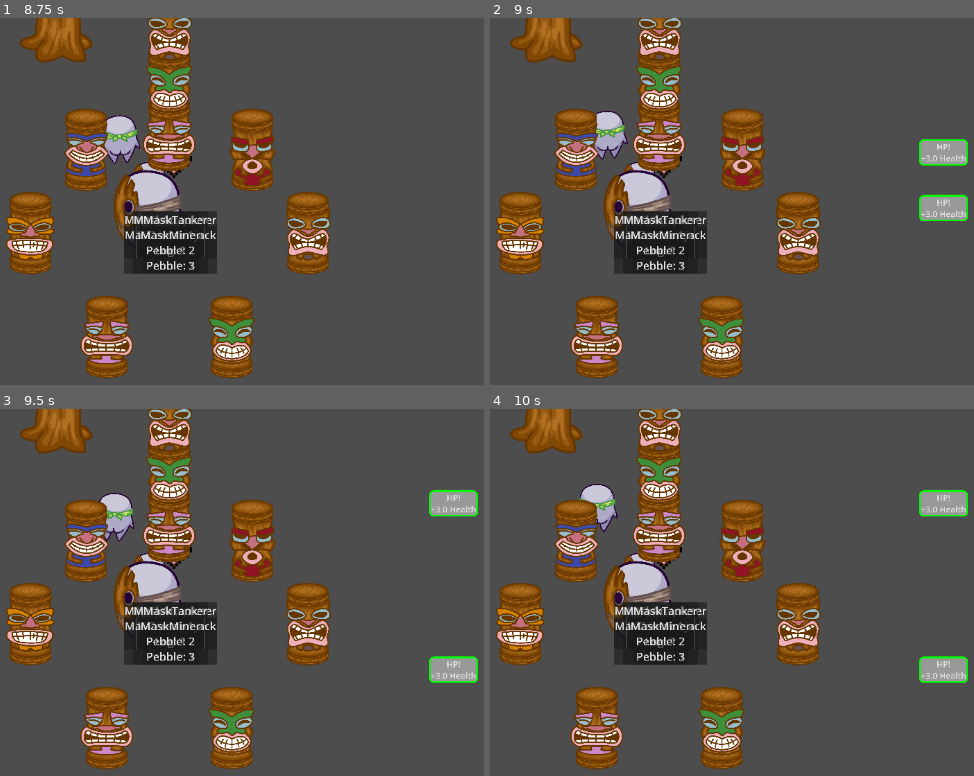
Above: before the commit, frames 1-4 (two rows, left to right).
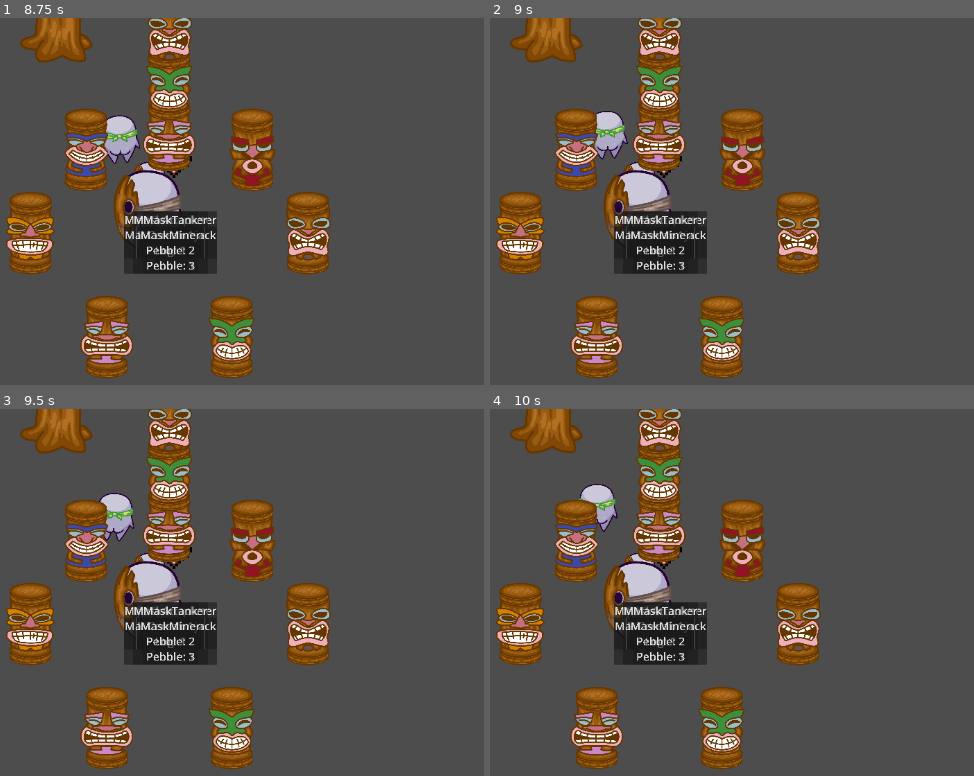
Above: after the commit, the same moments.

Repository: Kayno0o/gwj-86-godot
Game: Godot game, scene res://stages/tests/skills.tscn
Same seed, same stepped clock (60 frames per second), same inputs: the game is played once before the commit and once after it. This scene is started directly instead of the project's main scene.
Inputs (mouse positions are in pixels of both pictures, inside the frame that each line leads up to):
- Up to frame 1 (8.75 s): tap Enter at 0.5, 2 s; move the mouse to (130, 128) at 0.52 s; hold Right (go right) 0.53-1.28 s; tap K at 0.6, 1.35, 2.1, 3.6, 5.1, 6.6, 7.35, 8.1 s; click (130, 128) at 0.67 s; tap Space at 1.25, 3.5 s; move the mouse to (169, 32) at 1.27 s; hold Down (go down) 1.28-2.03 s; click (169, 32) at 1.42 s; move the mouse to (106, 337) at 2.02 s; hold Right (go right) 2.03-2.75 s; click (106, 337) at 2.17 s; click "MaskTransporter Cereal: 1 Log…" at 2.75 s; move the mouse to (251, 150) at 3.52 s; hold Up (go up) 3.53-4.25 s; click (251, 150) at 3.67 s; click "MaskAttacker Cereal: 1 Log: 3…" at 4.25 s; move the mouse to (29, 234) at 5.02 s; hold Left (go left) 5.03-5.75 s; click (29, 234) at 5.17 s; click "MaskFarmer Cereal: 2" at 5.75 s; move the mouse to (232, 337) at 6.52 s; hold Left (go left) 6.53-7.28 s; click (232, 337) at 6.67 s; move the mouse to (87, 150) at 7.27 s; hold Down (go down) 7.28-8.03 s; click (87, 150) at 7.42 s; move the mouse to (309, 234) at 8.02 s; hold Right (go right) from 8.03 s (still down); click (309, 234) at 8.17 s
- Up to frame 2 (9 s): move the mouse to (944, 194) at 8.77 s; release Right (go right) at 8.78 s; hold Up (go up) from 8.78 s (still down); tap K at 8.85 s; click (944, 194) at 8.92 s
- Up to frame 3 (9.5 s): keep holding Up (go up)
- Up to frame 4 (10 s): move the mouse to (499, 654) at 9.52 s; release Up (go up) at 9.53 s; hold Right (go right) from 9.53 s (still down); tap K at 9.6 s; click (499, 654) at 9.67 s

Frame 1 is identical in both runs. In frame 2, 1.5% of the frame differs, in the area x 88-99%, y 32-56%; in frame 3, 1.5%, in the area x 88-99%, y 22-75%; in frame 4, 1.5%.

Commit message:
feat: item/entity shopping list for skill node

Diff:
--- a/Ui/skill/skill_node.gd
+++ b/Ui/skill/skill_node.gd
@@ -5,13 +5,23 @@
 
 @export_category("Stats")
 @export var entity_type: Enum.EntityType
-@export var shopping_list: Dictionary[String, int] = {}
+@export var items_shopping_list: Dictionary[Enum.ItemType, int] = {}
+@export var entities_shopping_list: Dictionary[Enum.EntityType, int] = {}
 @export var bonuses: Dictionary[Enum.Stat, float] = {}
 @export var buy_instant: bool = false
 
 var is_unlocked: bool = false
 var description_panel: PanelContainer
 var description_label: Label
+
+var shopping_list: Dictionary[String, int]:
+	get:
+		var new_shopping_list: Dictionary[String, int] = {}
+		for item in items_shopping_list:
+			new_shopping_list[Enum.ItemType.find_key(item)] = items_shopping_list[item]
+		for entity in entities_shopping_list:
+			new_shopping_list[Enum.EntityType.find_key(entity)] = entities_shopping_list[entity]
+		return new_shopping_list
 
 var font_size: int = 60
 var border_width_pixels: int = 12
@@ -26,6 +36,8 @@
 
 func _ready():
 	_setup_ui()
+
+	print_debug(shopping_list)
 
 	pressed.connect(_on_pressed)
 	mouse_entered.connect(_on_mouse_entered)
--- a/stages/tests/skills.tscn
+++ b/stages/tests/skills.tscn
@@ -44,10 +44,10 @@
 visibility_layer = 16
 layout_mode = 3
 anchors_preset = 0
-offset_left = 1792.0
-offset_top = -495.0
-offset_right = 2289.0
-offset_bottom = -181.0
+offset_left = 979.0
+offset_top = -796.0
+offset_right = 1476.0
+offset_bottom = -482.0
 script = ExtResource("2_g3txa")
 
 [node name="SkillNode5" type="Button" parent="SkillTree"]
@@ -55,8 +55,8 @@
 offset_right = 8.0
 offset_bottom = 8.0
 script = ExtResource("3_865pd")
-shopping_list = Dictionary[String, int]({
-"MaskTransporter": 1
+entities_shopping_list = Dictionary[int, int]({
+5: 1
 })
 bonuses = Dictionary[int, float]({
 1: 3.0
@@ -68,9 +68,6 @@
 offset_right = 8.0
 offset_bottom = 8.0
 script = ExtResource("3_865pd")
-shopping_list = Dictionary[String, int]({
-"MaskTransporter": 1
-})
 bonuses = Dictionary[int, float]({
 1: 3.0
 })
@@ -81,9 +78,6 @@
 offset_right = 8.0
 offset_bottom = 8.0
 script = ExtResource("3_865pd")
-shopping_list = Dictionary[String, int]({
-"MaskTransporter": 1
-})
 bonuses = Dictionary[int, float]({
 1: 3.0
 })
@@ -94,9 +88,6 @@
 offset_right = 8.0
 offset_bottom = 8.0
 script = ExtResource("3_865pd")
-shopping_list = Dictionary[String, int]({
-"MaskTransporter": 1
-})
 bonuses = Dictionary[int, float]({
 1: 3.0
 })
@@ -107,9 +98,6 @@
 offset_right = 8.0
 offset_bottom = 8.0
 script = ExtResource("3_865pd")
-shopping_list = Dictionary[String, int]({
-"MaskTransporter": 1
-})
 bonuses = Dictionary[int, float]({
 1: 3.0
 })
@@ -120,9 +108,6 @@
 offset_right = 8.0
 offset_bottom = 8.0
 script = ExtResource("3_865pd")
-shopping_list = Dictionary[String, int]({
-"MaskTransporter": 1
-})
 bonuses = Dictionary[int, float]({
 1: 3.0
 })
@@ -133,9 +118,6 @@
 offset_right = 8.0
 offset_bottom = 8.0
 script = ExtResource("3_865pd")
-shopping_list = Dictionary[String, int]({
-"MaskTransporter": 1
-})
 bonuses = Dictionary[int, float]({
 1: 3.0
 })
@@ -146,9 +128,6 @@
 offset_right = 8.0
 offset_bottom = 8.0
 script = ExtResource("3_865pd")
-shopping_list = Dictionary[String, int]({
-"MaskTransporter": 1
-})
 bonuses = Dictionary[int, float]({
 1: 3.0
 })
@@ -159,9 +138,6 @@
 offset_right = 8.0
 offset_bottom = 8.0
 script = ExtResource("3_865pd")
-shopping_list = Dictionary[String, int]({
-"MaskTransporter": 1
-})
 bonuses = Dictionary[int, float]({
 1: 3.0
 })
@@ -172,9 +148,6 @@
 offset_right = 8.0
 offset_bottom = 8.0
 script = ExtResource("3_865pd")
-shopping_list = Dictionary[String, int]({
-"MaskTransporter": 1
-})
 bonuses = Dictionary[int, float]({
 1: 3.0
 })
